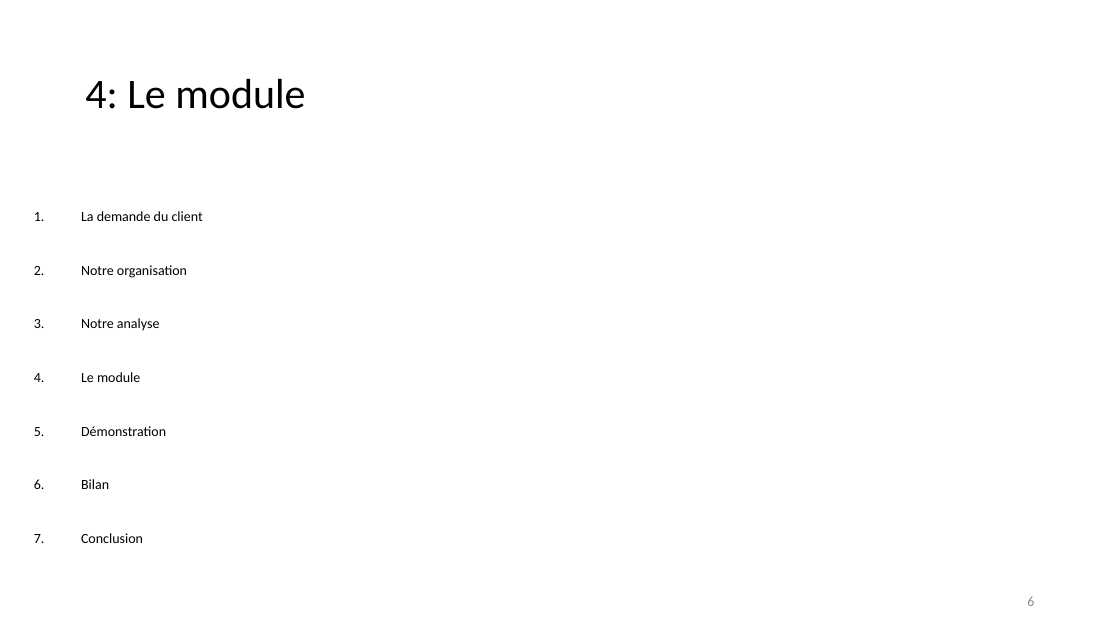
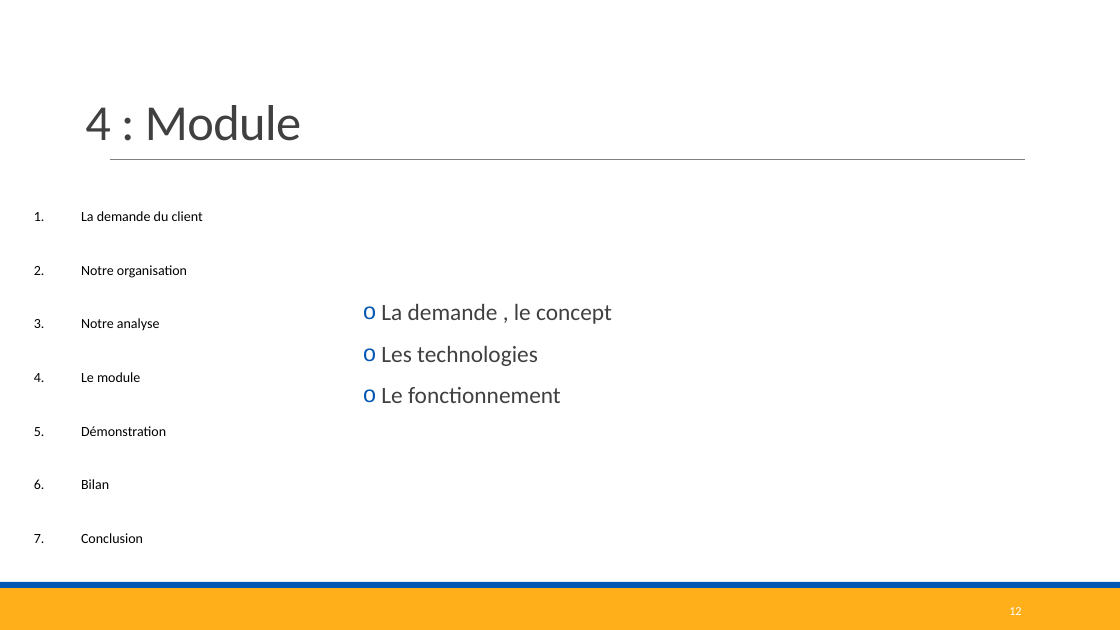
Before and after one commit to corentinBER/Projet-3, a slide deck: slide 12 of Projet3.pptx (slide 6 before the commit). Drawn at 1120x630 pixels with LibreOffice and Linux fonts; fonts in the diff are those of the drawing. Boxes give left, top, right and bottom in pixels: in the first picture for what was removed or moved away, otherwise in the second. Text is boxed around its words. In the diff, an @@ line names an element or a change of style, - is before the commit and + after.

Commit message:
Modifs
Thème
Module
E-commerce

```diff
--- a/Projet3.pptx
+++ b/Projet3.pptx
@@ title "4 : Module" at bbox=[85, 105, 301, 141]: vertical alignment middle to bottom @@
@@ title at bbox=[85, 105, 301, 141]: text changed; size 36 to 43.2 pt; text colour #000000 to #404040 @@
-4: Le module
+4 : Module
@@ line added from (110, 160) to (1026, 160), #808080 0.5 pt @@
@@ text added at bbox=[381, 304, 612, 403], 20 pt, text #404040 @@
+o La demande , le concept
+o Les technologies
+o Le fonctionnement
@@ rectangle added at bbox=[0, 588, 1120, 630], fill #FFAF19 @@
@@ rectangle added at bbox=[0, 582, 1120, 588], fill #0457B2 @@
@@ page number at bbox=[1009, 607, 1021, 615]: text changed; size 12 to 10.5 pt; text colour #8C8C8C to #FFFFFF @@
-6
+12
```
Also in this commit, not shown: 8 other slides changed, 9 slides added.
